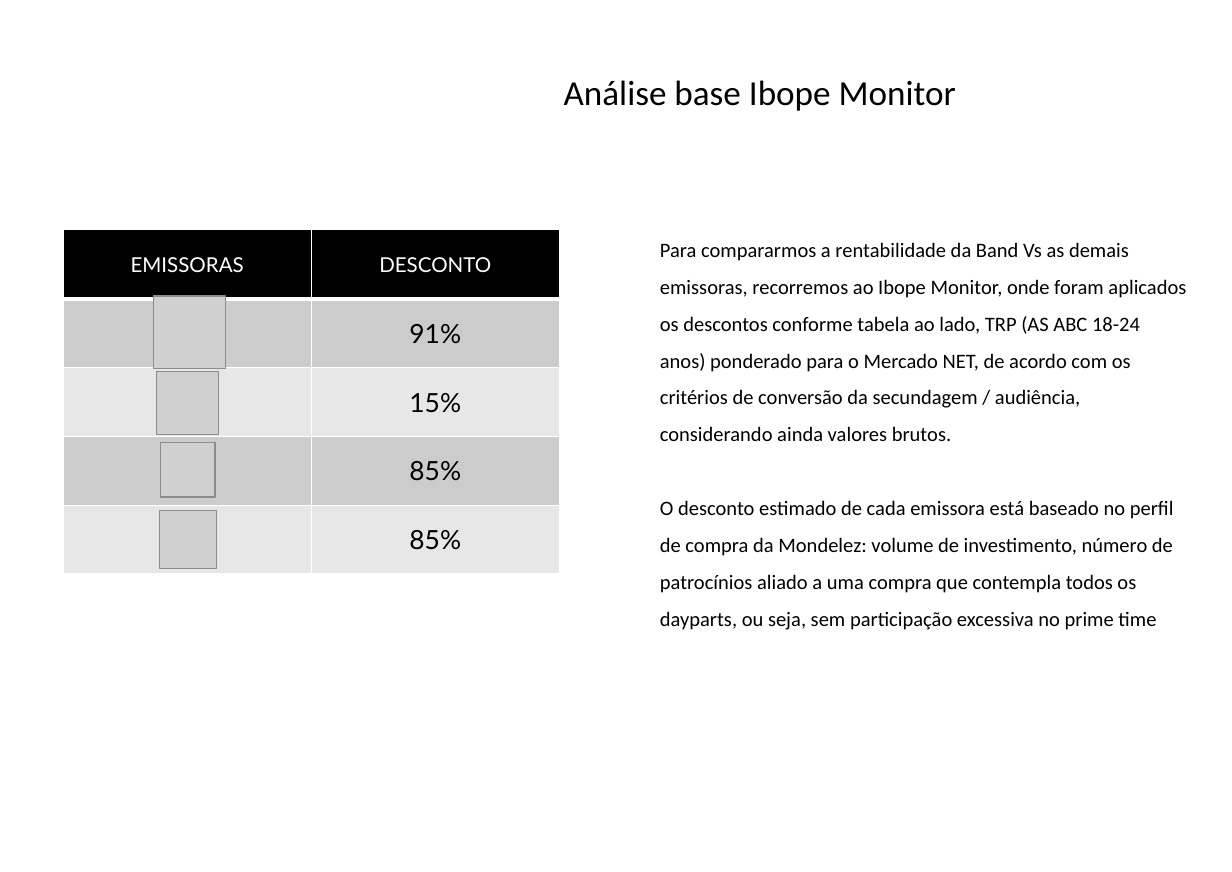
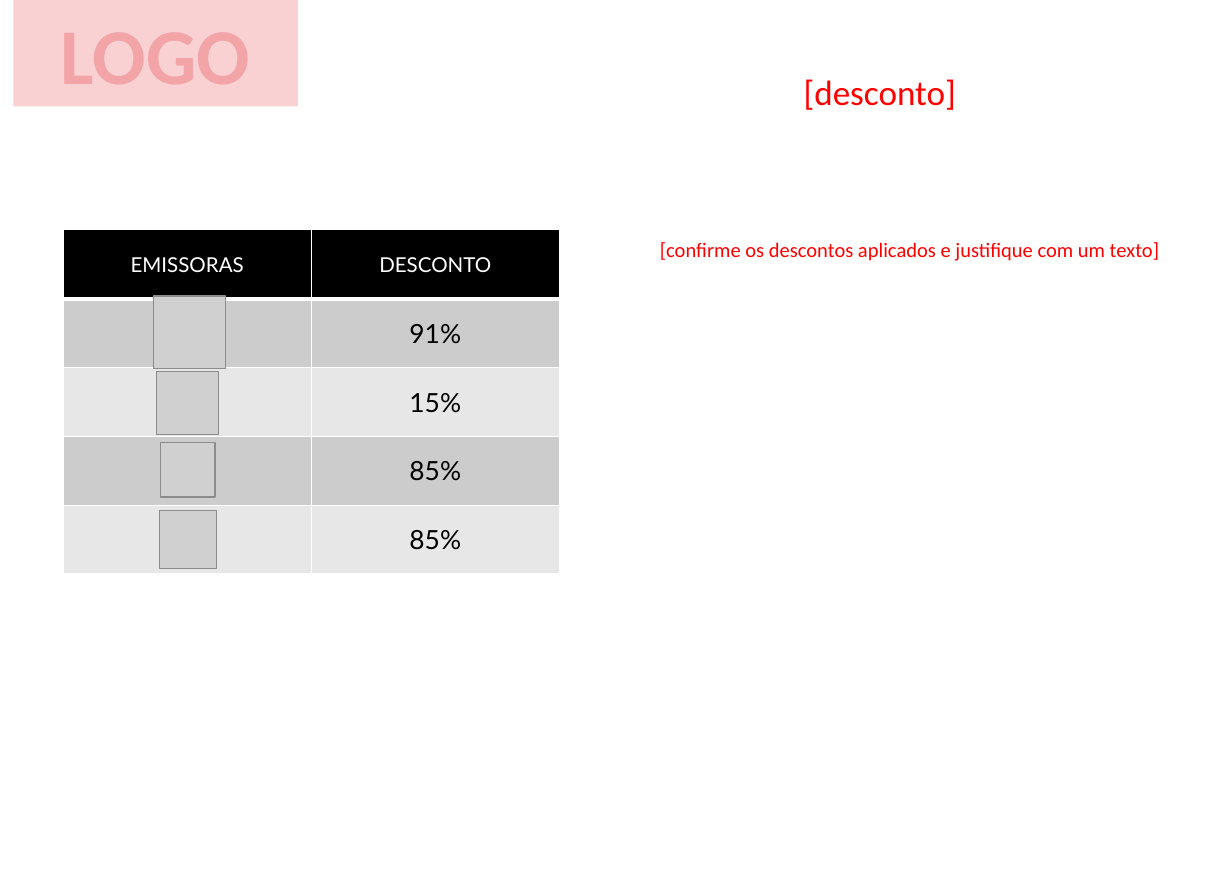
Before and after one commit to filiperp/b-im, a slide deck: slide 3 of html/estudo/docs/mondelez.pptx. Drawn at 1232x872 pixels with LibreOffice and Linux fonts; fonts in the diff are those of the drawing; grey boxes stand for pictures; background and template pictures are left out. Boxes give left, top, right and bottom in pixels: in the first picture for what was removed or moved away, otherwise in the second. Text is boxed around its words. In the diff, an @@ line names an element or a change of style, - is before the commit and + after.

```diff
--- a/html/estudo/docs/mondelez.pptx
+++ b/html/estudo/docs/mondelez.pptx
@@ rectangle added at (x1=14, y1=0, x2=298, y2=106), fill #F9D1D3, 54 pt, text #F2A4A7, bold @@
+LOGO
@@ text at (x1=804, y1=79, x2=956, y2=110): text changed; text colour #000000 to #FF0000 @@
-Análise base Ibope Monitor
+[desconto]
@@ text at (x1=660, y1=242, x2=1159, y2=261): text changed; text colour #000000 to #FF0000 @@
-Para compararmos a rentabilidade da Band Vs as demais emissoras, recorremos ao Ibope Monitor, onde foram aplicados os descontos conforme tabela ao lado, TRP (AS ABC 18-24 anos) ponderado para o Mercado NET, de acordo com os critérios de conversão da secundagem / audiência, considerando ainda valores brutos.
-O desconto estimado de cada emissora está baseado no perfil de compra da Mondelez: volume de investimento, número de patrocínios aliado a uma compra que contempla todos os dayparts, ou seja, sem participação excessiva no prime time
+[confirme os descontos aplicados e justifique com um texto]
```
Also in this commit, not shown: 6 other slides changed, 3 slides added, 2 slides removed, 11 other files.
